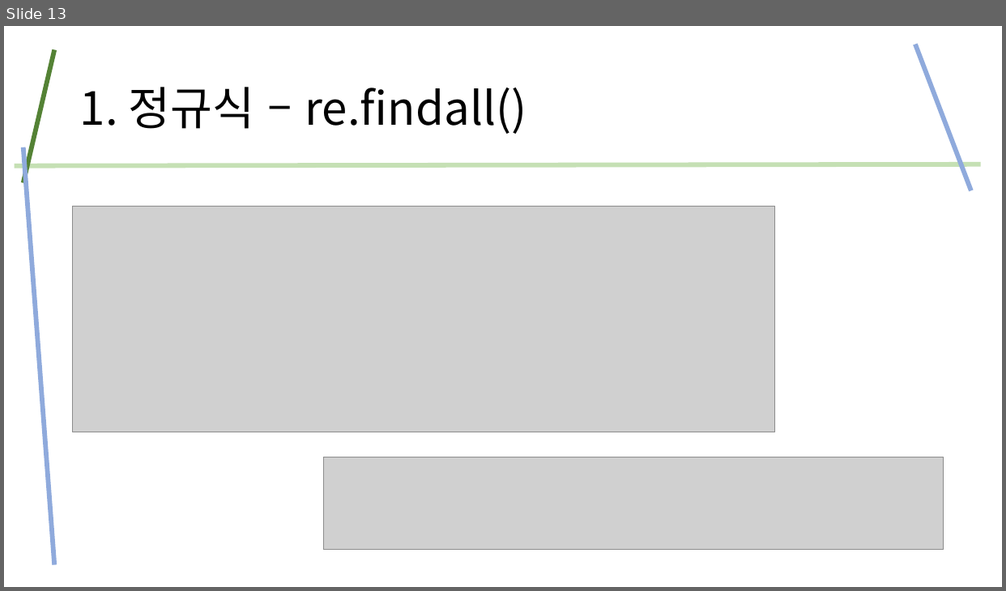
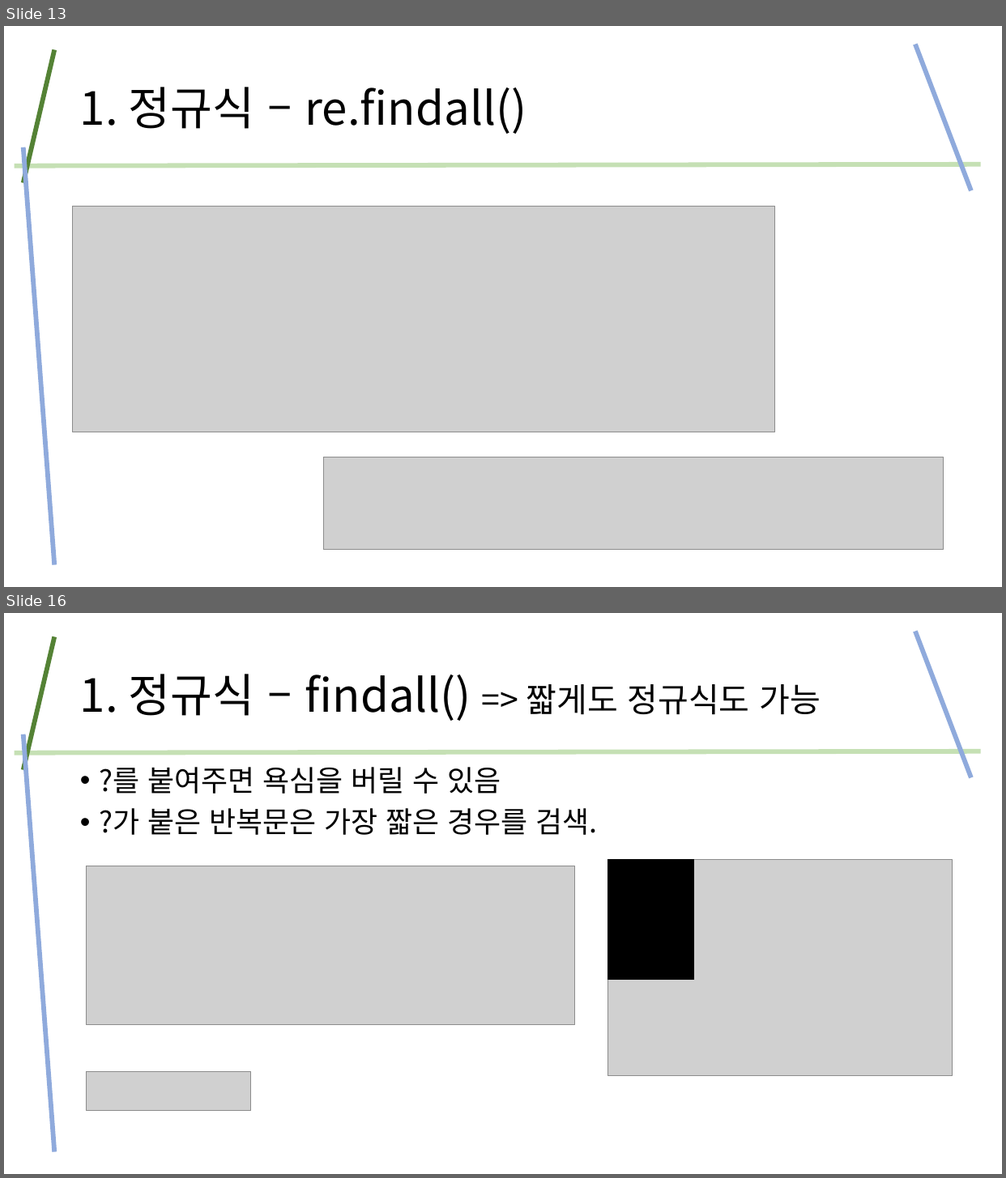
Before and after one commit to kig2929kig/ui, a slide deck: 정규식.pptx. Shown one above the other, each under a label of ours: slide 13 before the commit, slides 13 and 16 after it; the slides between them are not shown. The pictures are 1006x591 and 1006x1178 pixels, drawn with LibreOffice and Linux fonts; fonts in the diff are those of the drawing; grey boxes stand for pictures. Boxes give left, top, right and bottom in pixels: in the first picture for what was removed or moved away, otherwise in the second. Text is boxed around its words. In the diff, an @@ line names an element or a change of style, - is before the commit and + after.

```diff
--- a/정규식.pptx
+++ b/정규식.pptx
@@ slide 16 added at (4,613,1002,1174), background #FFFFFF @@
@@ line added from (971, 777) to (915, 631), #8FAADC 4.5 pt @@
@@ line added from (23, 770) to (54, 637), #548235 4.5 pt @@
@@ title added at (80,674,820,721), 44 pt, text #000000 @@
+1. 정규식 – findall() => 짧게도 정규식도 가능
@@ line added from (981, 752) to (15, 753), #C5E0B4 4.5 pt @@
@@ line added from (23, 735) to (54, 1152), #8FAADC 4.5 pt @@
@@ text added at (99,767,597,835), 28 pt, text #000000 @@
+• ?를 붙여주면 욕심을 버릴 수 있음
+• ?가 붙은 반복문은 가장 짧은 경우를 검색.
@@ picture added at (87,866,575,1025) @@
@@ picture added at (608,860,953,1076) @@
@@ rectangle added at (608,860,694,980), fill #000000, outline #000000 1 pt @@
@@ picture added at (87,1072,251,1111) @@
```
Also in this commit, not shown: 5 slides changed, 7 other slides added.
